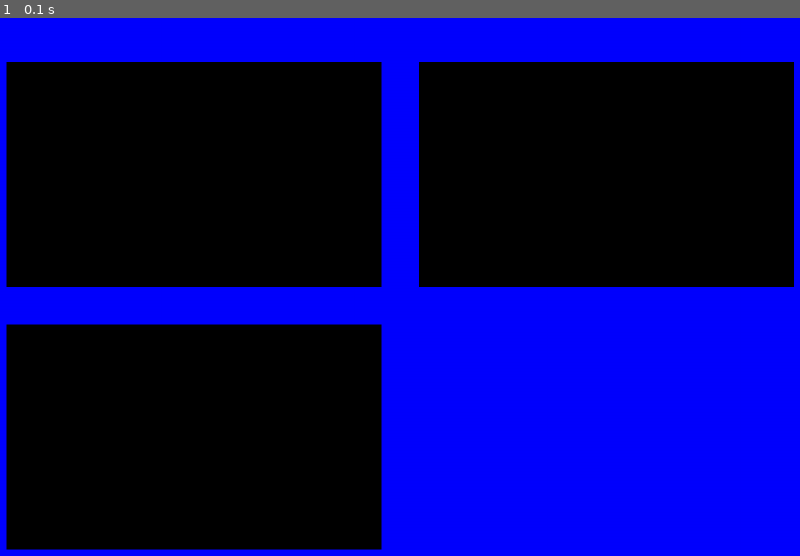
Above: before the commit, frame 1.
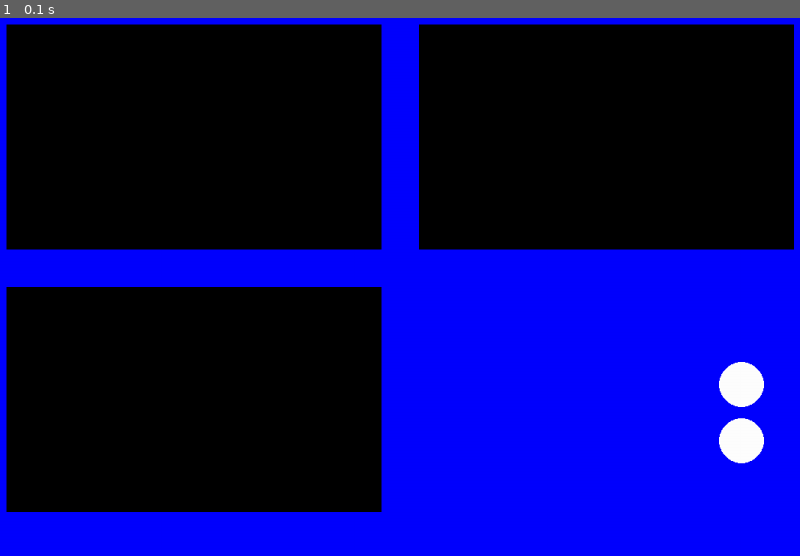
Above: after the commit, the same moment.

Repository: 1053079/MQTT-Crane
Game: pygame game, started from User Interface/UI.py
The game is run twice, just before and just after one commit, with the same random seed, the same clock (stepped at 60 frames per second) and the same inputs.
Inputs:
- Up to frame 1 (0.1 s): no input

The runs differ from the first frame. In frame 1, 21% of the frame differs, in the area x 0-100%, y 1-99%.

Commit message:
blit circles

Diff:
--- a/User Interface/UI.py
+++ b/User Interface/UI.py
@@ -19,6 +19,20 @@
 view2 = pygame.Surface([500,300])
 view3 = pygame.Surface([500,300])
 
+# controls
+
+# WASD arrows
+# Work in Progress...
+
+# Arrow in middle
+# Is this for adjusting the speed?
+
+# circle buttons
+circle = pygame.Surface((60,60), pygame.SRCALPHA)
+drawCircle = pygame.draw.circle(circle, white, (30,30), 30)
+
+circle2 = pygame.Surface((60,60), pygame.SRCALPHA)
+drawCircle2 = pygame.draw.circle(circle2, white, (30,30), 30)
 
 # the while loop..
 while not exit:
@@ -26,9 +40,13 @@
     screen.fill(blue)
 
     # blits the views to the screen. the parameters are the x and y coordinates.
-    screen.blit(view, (50,100))
-    screen.blit(view2, (600,100))
-    screen.blit(view3, (50,450))
+    screen.blit(view, (50,50))
+    screen.blit(view2, (600,50))
+    screen.blit(view3, (50,400))
+
+    # blits the circles to screen
+    screen.blit(circle, (1000,500))
+    screen.blit(circle2, (1000,575))
 
     for event in pygame.event.get():
         if event.type == pygame.QUIT:
